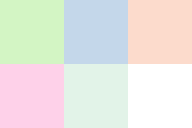
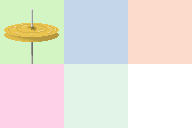
Layer changes from the first 192x128 image to the second:
added group "CYMBAL" with 3 layers above "Zoning" over box(4, 9, 59, 64)
added layer "Pole" in group "CYMBAL" over box(13, 9, 56, 64)
added layer "Top Cymbal" in group "CYMBAL" over box(4, 23, 59, 37)
added layer "Bottom Cymbal" in group "CYMBAL" over box(4, 28, 59, 42)
